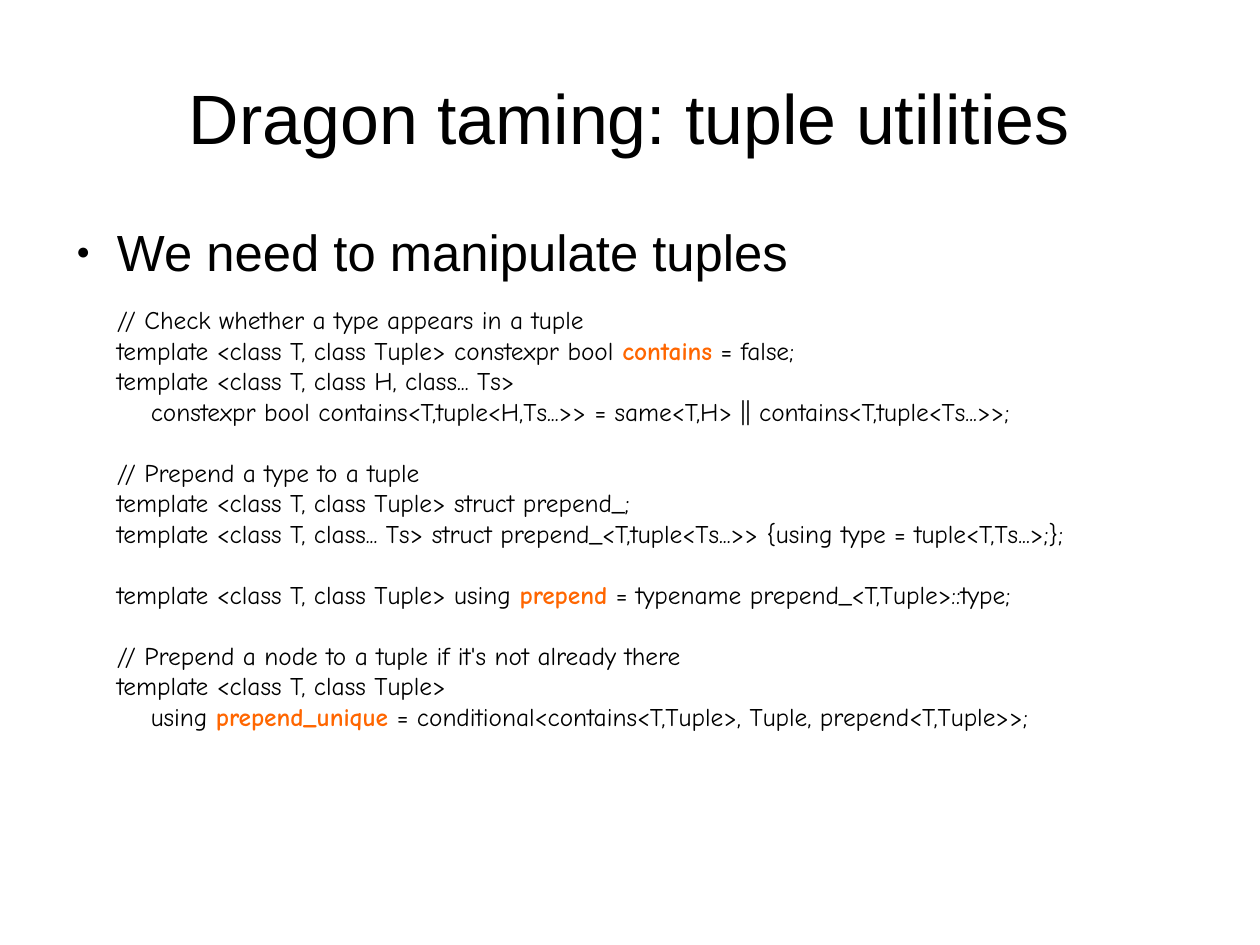
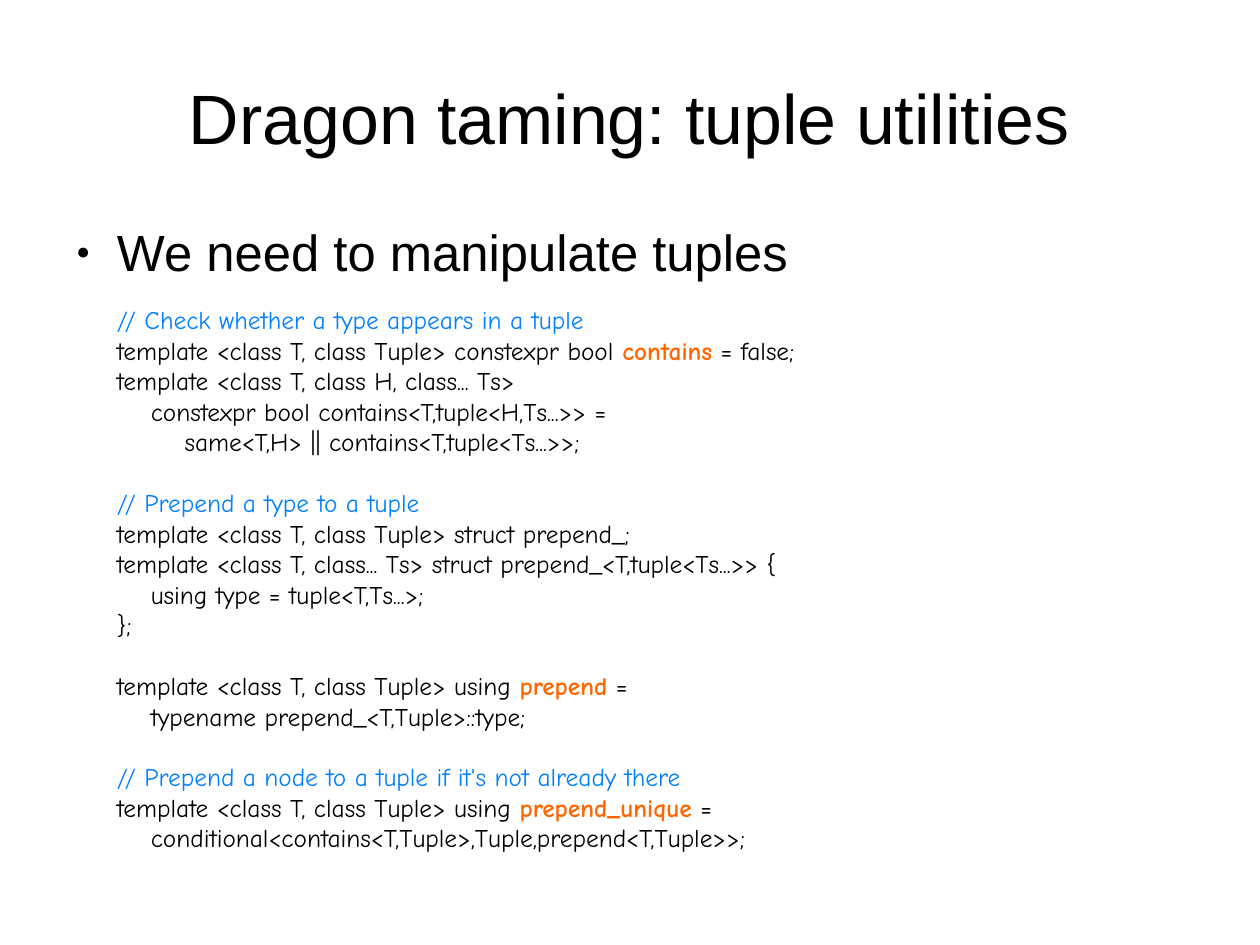
Before and after one commit to mikeseymour/wocca, a slide deck: slide 11 of docs/MikeSeymourACCU201709.odp. Drawn at 1260x945 pixels with LibreOffice and Linux fonts; fonts in the diff are those of the drawing. Boxes give left, top, right and bottom in pixels: in the first picture for what was removed or moved away, otherwise in the second. Text is boxed around its words. In the diff, an @@ line names an element or a change of style, - is before the commit and + after.

```diff
--- a/docs/MikeSeymourACCU201709.odp
+++ b/docs/MikeSeymourACCU201709.odp
@@ text at [144,311,681,791]: text colour #000000 to #007FFF in "// Check whether a type appears in ...", "// Prepend a type to a tuple", "// Prepend a node to a tuple ..." @@
@@ text at [151,403,586,456]: text changed @@
-constexpr bool contains<T,tuple<H,Ts...>> = same<T,H> || contains<T,tuple<Ts...>>;
+constexpr bool contains<T,tuple<H,Ts...>> =
+same<T,H> || contains<T,tuple<Ts...>>;
@@ text at [117,555,758,731]: text changed @@
-template <class T, class... Ts> struct prepend_<T,tuple<Ts...>> {using type = tuple<T,Ts...>;};
-template <class T, class Tuple> using prepend = typename prepend_<T,Tuple>::type;
+template <class T, class... Ts> struct prepend_<T,tuple<Ts...>> {
+using type = tuple<T,Ts...>;
+};
+template <class T, class Tuple> using prepend =
+typename prepend_<T,Tuple>::type;
@@ text at [117,799,745,852]: spaces changed @@
-template <class T, class Tuple>
-using prepend_unique = conditional<contains<T,Tuple>, Tuple, prepend<T,Tuple>>;
+template <class T, class Tuple> using prepend_unique =
+conditional<contains<T,Tuple>,Tuple,prepend<T,Tuple>>;
```
Also in this commit, not shown: 7 other slides changed, 2 other files.
